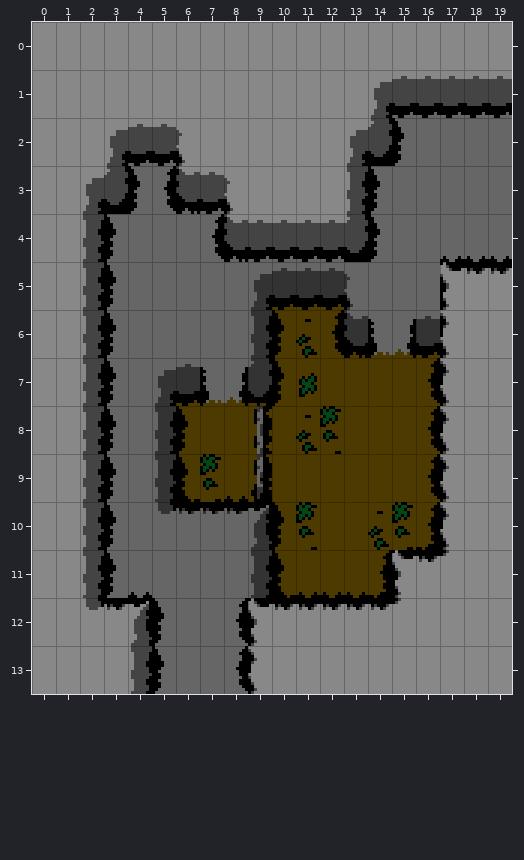
Two states of a Tiled map, tiled/hills_room_23.tmx. The picture above is the old version.
Cells are 8x16 px. Shown: x 0..19, y 0..13.
After the commit:
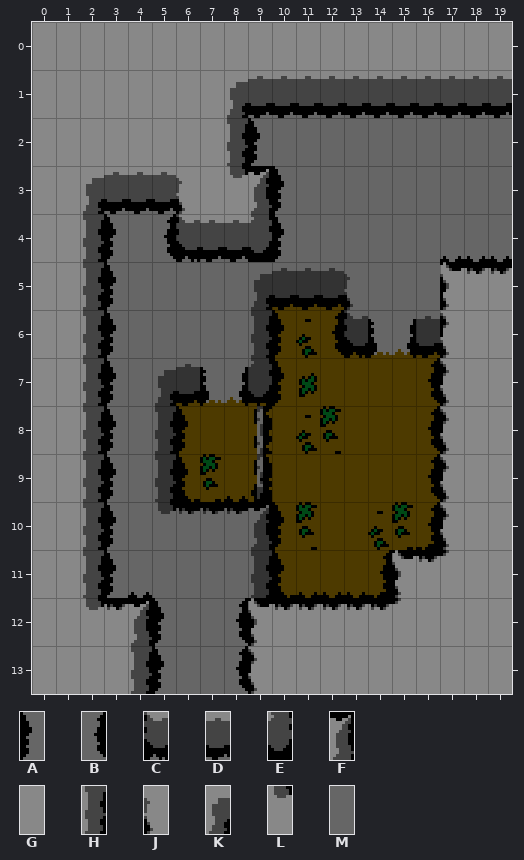
Key: from "hills_high": A 0, B 2, C 3, D 4, E 5, F 8, G 10, H 11, J 12, K 13, L 15; from "hills_ledges": M 25.
_ is an empty cell.
Edits made:
{"where": "layer \"Tile Layer 1\""}
{"y":1,"x":8,"old":"GGGGGGK","new":"KDDDDDD"}
{"y":2,"x":3,"old":"KDDJ","new":"GGGG"}
{"y":2,"x":8,"old":"GGGGGKEA","new":"HAMMMMMM"}
{"y":3,"x":3,"old":"EABCDJGGGGHA","new":"DDDJGLFAMMMM"}
{"y":4,"x":5,"old":"MMBCDDDDEA","new":"BCDDEAMMMM"}
{"label":"changed","picture_box":[104,76,404,262]}
